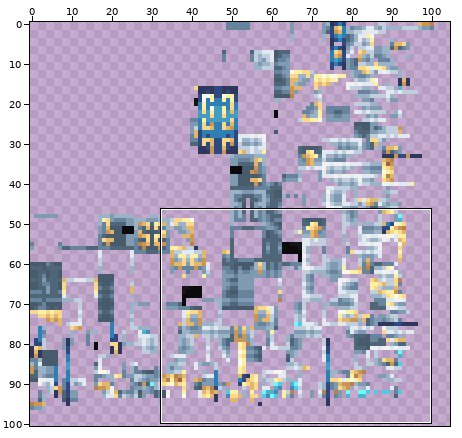
Sprite sheet, stored at src/main/resources/assets/heavensfall/textures/armor/arclight_paladin_armor.png. Above: a wide view before the commit, with the close-up outlined.
Close-up. The starting point:
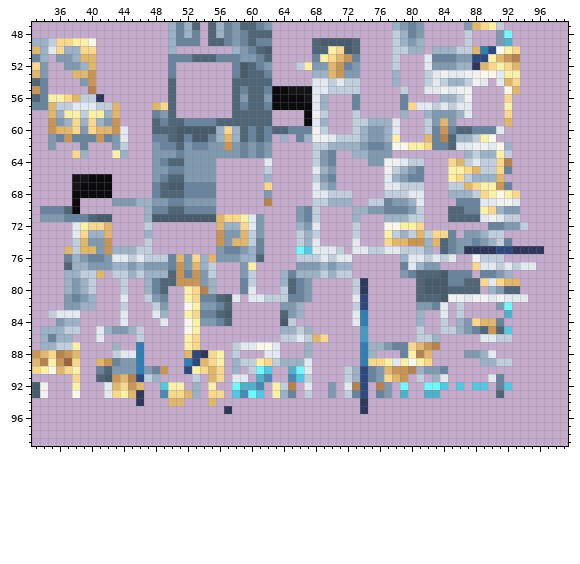
The file is 128x128 pixels. Colours within 5 levels of each other are drawn and written as one. Shown: x 33..99, y 47..99. The wide view leaves out empty margins.
The result:
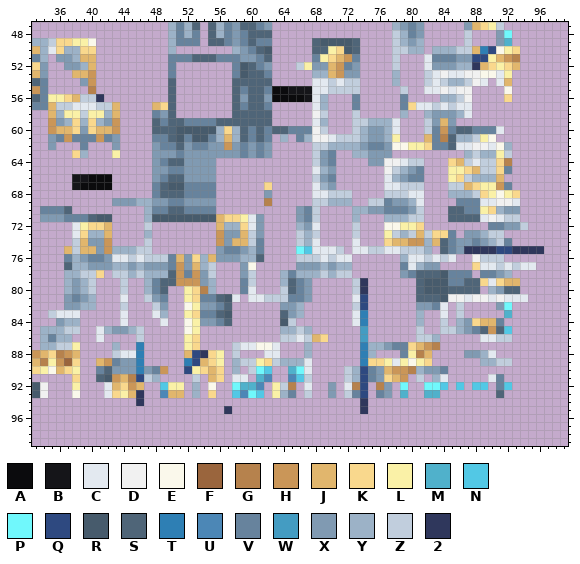
Palette (. is transparent): A #0b0b0d  B #151519  C #e3e9f0  D #f1f1f1  E #faf8eb  F #9a653d  G #b6824d  H #ca9658  J #e1b66d  K #f9d88d  L #faf1a7  M #50b1cb  N #52c8e5  P #70f8fc  Q #2e4980  R #475b6c  S #4f6578  T #2e7fb4  U #4c87b6  V #67839d  W #449cc2  X #809ab2  Y #9cb2c7  Z #c1cedd  2 #2f375c
The commit says: armors now render
What changed:
@@ x 33..99 @@
  52 KX..XXYJ.........V.......VRSVX...ZLXXJHVX....Z...CXXXYY2JKLKJ......
- 53 JX...JJH.........V.......VRSSV.....YYJHXX....Y...ZCDCCDDEECLL......
- 54 SV....XH.........S.......SSSSS.....CCZCZZ....Y...ZCZYYZDC.CJK......
- 55 HV.....G.........S.......SVSSVAABBBCCZZZZ.....Z..CCDCDD....EJ......
+ 53 JX...JJH.........V.......VRSSV.....YYJHXX....Y...ZCDCCDDEECL.......
+ 54 SV....XH.........S.......SSSSS.....CCZCZZ....Y...ZCZYYZDC.CJ.......
+ 55 HV.....G.........S.......SVSSVAABBBCCZZZZ.....Z..CCDCDD....E.......
  56 SVLLKJZZ2........S.......SXSSXAAAABCY...V.....V....YYZD....K.......
- 57 VVJZZCCCZZJ....JKS.......SVSSVAAAAACY...V.....VKCCZCZCC....L.......
- 58 ..JYLLZLLYJ....VXS.......SSSSS....ADZ...Z.....Y..YXXXYC....K.......
- 59 ..HXYKYKYXH....SVSSVVVVSSSSSSS....ACY...ZZYYYC...ZXJX......J.......
- 60 ..HJJKXKJJHC...SSSRRRRRYKYSVSVSSVVVDZ...ZYXXYC...ZVHVSSVVVC........
- 61 ..XVHVVVHVXC...VVSRVRRVYJYSVSV.Y.VYDDCZZZYXXYL...JVGSYYZLE.........
- 62 ..X...V...XZ...XVVSXVVXXHXVXVX.....ZZYYYYXVVXEELLKVVSCCDDCEY.......
- 63 .....KY...LY...XXXVXXXXXXXVXVX.....ZXV..YYXXX.........YZYYLZ.......
- 64 ...............XVSSXXXX......C.....ZXV....XXDDCZZ...KJZCZZKG.......
- 65 ...............XXVVXXXX......Z.....CYX......DZYXV...LLKJZZKV.......
- 66 .....BBAAA.....XVSSXXXX......Y.....ZXV......CYXVV...LKZYYYJ........
+ 57 VVJZZCCCZZJ....JKS.......SVSSV.....CY...V.....VKCCZCZCC............
+ 58 ..JYLLZLLYJ....VXS.......SSSSS.....DZ...Z.....Y..YXXXYC............
+ 59 ..HXYKYKYXH....SVSSVVVVSSSSSSS.....CY...ZZYYYC...ZXJX..............
+ 60 ..HJJKXKJJH....SSSRRRRRYKYSVSVSSVVVDZ...ZYXXYC...ZVHVSSVVVC........
+ 61 ..XVHVVVHVX....VVSRVRRVYJYSVSV.Y.VYDDCZZZYXXYL...JVGSYYZLE.........
+ 62 ..X...V...X....XVVSXVVXXHXVXVX.....ZZYYYYXVVXEELLKVVSCCDDCEY.......
+ 63 .....KY...L....XXXVXXXXXXXVXVX.....ZXV..YYXXX.........YZYYLZ.......
+ 64 ...............XVSSXXXX............ZXV....XXDDCZZ...KJZCZZKG.......
+ 65 ...............XXVVXXXX............CYX......DZYXV...LLKJZZKV.......
+ 66 .....BBAAA.....XVSSXXXX............ZXV......CYXVV...LKZYYYJ........
  67 .....BAAAA.....VSRRVVVV......K.....CYX......CCZZZ...ZZJKLLHV.......
- 68 .....AAAAA.....VSSSVVVV......X.....CCZZZ....ZZZCC...YYYZKLELK......
- 69 .....A....XXXYYXXVVXXXX......G.....ZZYYY..ZZVXXYC....VVVCCDDC......
- 70 .VVVSA........YVVSSVVVV..........XVZ....YYXXVVVXZ...SSVVLKYXX......
+ 68 ...............VSSSVVVV......X.....CCZZZ....ZZZCC...YYYZKLELK......
+ 69 ..........XXXYYXXVVXXXX......G.....ZZYYY..ZZVXXYC....VVVCCDDC......
+ 70 .VVVS.........YVVSSVVVV..........XVZ....YYXXVVVXZ...SSVVLKYXX......
  71 .XXXVVVSRR....YRRRRRRRRJKKLCX....XVZ....Y...YYYZZ...SSSSCDCZZ......
@@ x 39..62 @@
  76 XVVXCCZCZZZVJXKYJXXXYYS.
- 77 YXXXYYXYXXXVHXJYZ...XL..
- 78 ZZJ.ZZYZYYYSHVHXZ...XZ..
+ 77 YXXXYYXYXXXVHXJYZ...XE..
+ 78 ZZK.ZZYZYYYSHVHXZ...XZ..
  79 YZ...Z..YVSSHHHXY...VZ..
@@ x 48..58 @@
  91 Y....Z.JK.C
- 92 .NLL.Y.L..P
- 93 .UKKJY.KK.N
- 94 ..JJ...J...
+ 92 .NLL.Y.E..P
+ 93 .UJJ.Y.K..N
+ 94 ...........
  95 .........2.
